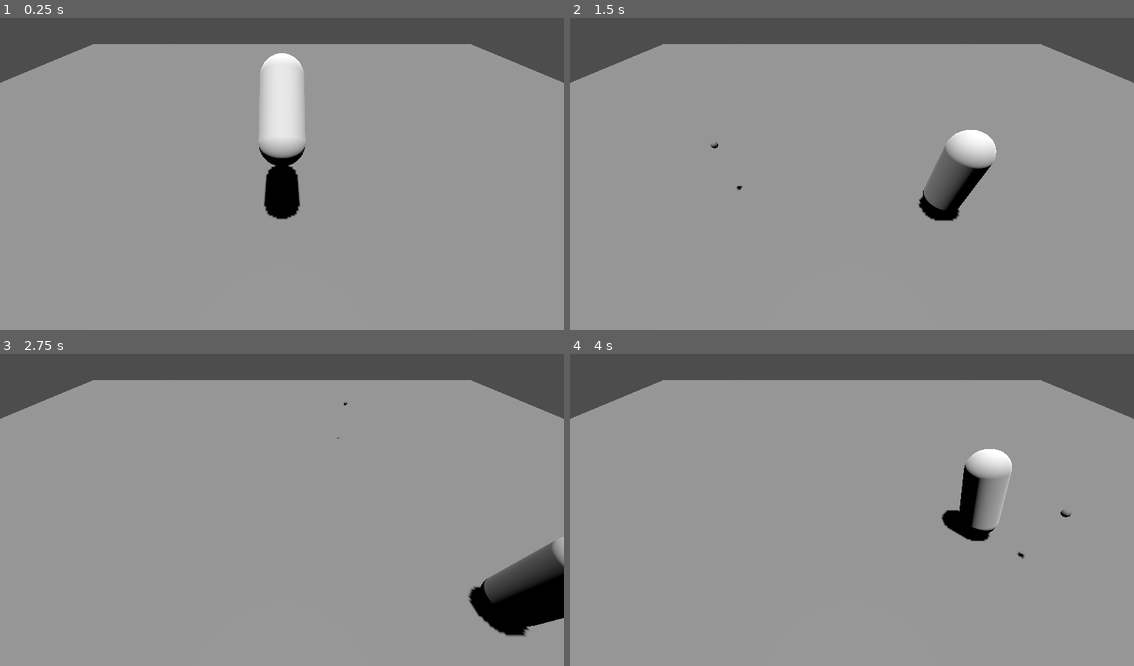
Above: before the commit, frames 1-4 (two rows, left to right).
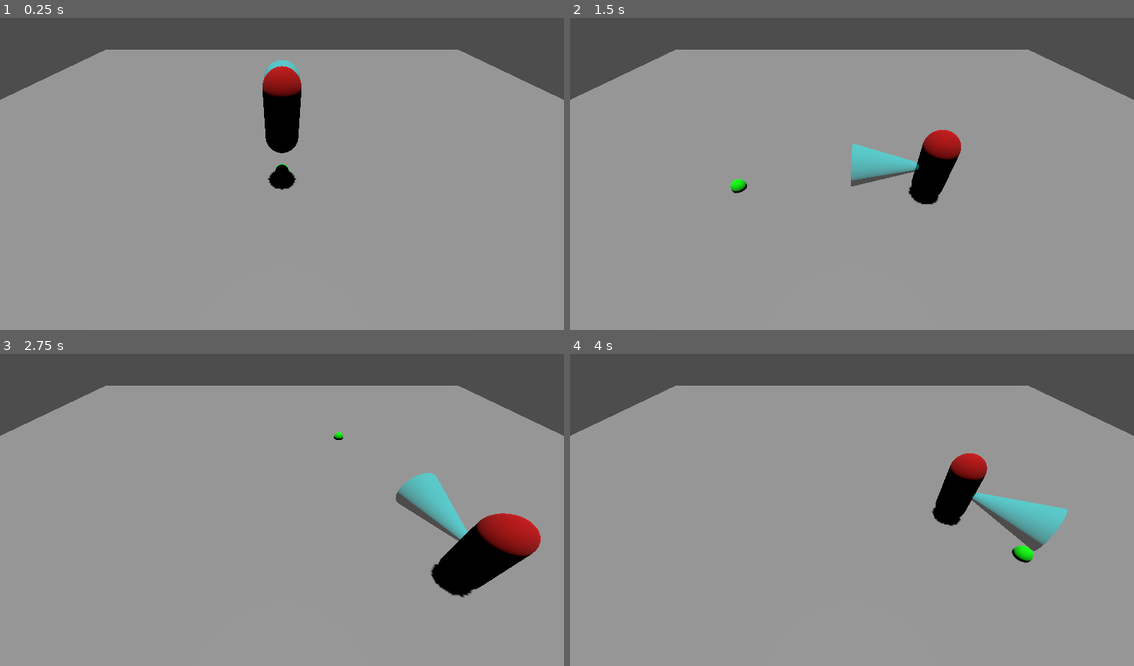
Above: after the commit, the same moments.

Repository: Mike-wrm/3D-scratchpad
Game: Godot game, scene res://main.tscn
Two runs of this game, one before a commit and one after it. Both use one fixed random seed, a clock stepped at 60 frames per second and the inputs below.
Inputs (mouse positions are in pixels of both pictures, inside the frame that each line leads up to):
- Up to frame 1 (0.25 s): no input
- Up to frame 2 (1.5 s): move the mouse to (976, 155) at 0.52 s; hold S (move_right) 0.53-1.28 s; move the mouse to (739, 186) at 1.27 s; hold R (move_down) from 1.28 s (still down)
- Up to frame 3 (2.75 s): move the mouse to (338, 438) at 2.02 s; release R (move_down) at 2.03 s; hold S (move_right) from 2.03 s (still down)
- Up to frame 4 (4 s): move the mouse to (823, 572) at 2.77 s; release S (move_right) at 2.78 s; hold W (move_up) 2.78-3.53 s; move the mouse to (1021, 556) at 3.52 s; hold A (move_left) from 3.53 s (still down)

The runs differ from the first frame. In frame 1, 6.0% of the frame differs, in the area x 0-100%, y 8-65%; in frame 2, 6.8%; in frame 3, 10%, in the area x 0-100%, y 8-91%; in frame 4, 6.5%.
Error after the commit: Invalid access to property or key 'shape' on a base object of type 'CollisionPolygon3D'. (res://VisionMaster.gd:37)

Commit message:
VisionMaster draft
Created VisionMaster to control characters' ability to detect physics objects. It has yet to be fully implemented.

Diff:
--- /dev/null
+++ b/VisionMaster.gd
@@ -0,0 +1,83 @@
+class_name VisionMaster extends Node3D
+
+## Abstracts the details of character vision. A coarse test (area intersection) is used before a
+## fine test (ray intersections forming a cone) is performed.
+
+## As per the Godot documentation, physics collisions are updated all at once, not immediately after
+## moving objects.  Check vision_area.collision_mask if an object is not being detected.
+## Note that rays originate from the center of the character rather than the edge of its mesh.
+## TODO: use signals instead for area intersection testing if vision is laggy for fast-moving objects
+
+const MIN_RAYS:int = 2
+
+@export var debug_mode:bool = false
+@export var cone_angle:float = 30 # Vision angle [deg]
+@export var cone_length:float = 15 # Vision range [m]
+@export var ray_density:float = 0.3 # Number of rays per degree
+
+@onready var vision_area := $Area3D # For coarse testing
+@onready var debug_cone := $DebugCone
+
+var vision_cone:Array: # The cone itself
+	get:
+		if vision_cone == null:
+			vision_cone = generate_vision_cone()
+		return vision_cone
+
+# ----------------------------------------------------------- BUILT-IN METHODS
+
+
+func _ready():
+	var cone_mesh:CylinderMesh
+	if debug_mode:
+		debug_setup()
+
+
+func _physics_process(delta):
+	(vision_area.get_child(0).shape).radius = cone_length
+#	vision_area.global_position = global_position
+
+
+# ----------------------------------------------------------- PUBLIC METHODS
+
+
+# Determines if the provided physics body is within our cone of vision.
+func object_visible(phys_object:PhysicsBody3D) -> bool:
+	var space_state := get_world_3d().direct_space_state
+	var phys_query:PhysicsRayQueryParameters3D
+	var ray_collider
+
+	# Fine test - check for raycast collisions in a cone:
+	if  vision_area.overlaps_body(phys_object):
+		for ray in vision_cone:
+			phys_query = PhysicsRayQueryParameters3D.create \
+					(Vector3.ZERO, ray, vision_area.collision_mask, [get_parent()])
+			ray_collider = (space_state.intersect_ray(phys_query))["collider"]
+
+			if ray_collider == phys_object:
+				return true
+	return false
+
+
+# ----------------------------------------------------------- PRIVATE METHODS
+
+func debug_setup() -> void:
+	var cone_mesh:CylinderMesh = debug_cone.mesh as CylinderMesh
+
+	debug_cone.show()
+
+	cone_mesh.height = cone_length
+	cone_mesh.bottom_radius = tan(deg_to_rad(cone_angle)/2) * cone_length
+	debug_cone.position.z -= cone_length/2
+
+
+# Creates an array of rays representing the vision cone
+func generate_vision_cone() -> Array:
+	var result:Array
+	var num_rays := int(max(MIN_RAYS, cone_angle * ray_density))
+	var ray_angle_delta:float = cone_angle/(num_rays - 1)
+
+	for ray_index in num_rays: # 0...n-1
+		result.append(cone_length * Vector2.UP.rotated(ray_index * ray_angle_delta))
+
+	return result
--- /dev/null
+++ b/VisionMaster.tscn
@@ -0,0 +1,27 @@
+[gd_scene load_steps=4 format=3 uid="uid://cnid5rnrxtbxt"]
+
+[ext_resource type="Script" path="res://VisionMaster.gd" id="1_qktm7"]
+
+[sub_resource type="StandardMaterial3D" id="StandardMaterial3D_b8wuf"]
+transparency = 1
+albedo_color = Color(0, 0.992157, 1, 0.490196)
+
+[sub_resource type="CylinderMesh" id="CylinderMesh_kl4o8"]
+material = SubResource("StandardMaterial3D_b8wuf")
+top_radius = 0.0
+height = 1.0
+cap_top = false
+
+[node name="VisionMaster" type="Node3D"]
+script = ExtResource("1_qktm7")
+debug_mode = true
+
+[node name="Area3D" type="Area3D" parent="."]
+monitorable = false
+
+[node name="CollisionPolygon3D" type="CollisionPolygon3D" parent="Area3D"]
+
+[node name="DebugCone" type="MeshInstance3D" parent="."]
+transform = Transform3D(1, 0, 0, 0, -4.37114e-08, -1, 0, 1, -4.37114e-08, 0, 0, 0)
+visible = false
+mesh = SubResource("CylinderMesh_kl4o8")
--- a/main.gd
+++ b/main.gd
@@ -5,20 +5,18 @@
 @onready var ball := $Ball
 
 func _process(delta):
-	const MOUSE_3D_HEIGHT:float = 10
 	var mouse_viewport:Vector2 = get_viewport().get_mouse_position()
 	var mouse_3d := viewport_to_3d(mouse_viewport)
 
-	mouse_3d[1] = MOUSE_3D_HEIGHT
 	ball.global_position = mouse_3d
 	player.look_target = mouse_3d
 
-# Converts a 2D point on the viewport to a 3D point in space via raycast collision with a physics body
+
+# Converts a 2D point on the viewport to a 3D point in space. Casts a ray from the camera origin
+# and through the mouse position on the viewport till it collides with a PhysicsBody3D object
 func viewport_to_3d(viewport_pos:Vector2) -> Vector3:
-	const MASK:int = 0xFFFFFFFF
-	const RAY_LEN_MARGIN:float = 0.2
+	const MASK:int = 0x00000001 # Collide with only the floor
 
-#	var ray_len:float = camera.global_position.length() * (1 + RAY_LEN_MARGIN)
 	var ray_len:float = 2000
 	var space_state = get_world_3d().direct_space_state
 	var ray_start:Vector3 = camera.project_ray_origin(viewport_pos)
--- a/main.tscn
+++ b/main.tscn
@@ -1,7 +1,7 @@
-[gd_scene load_steps=6 format=3 uid="uid://fke2ahwgl727"]
+[gd_scene load_steps=7 format=3 uid="uid://fke2ahwgl727"]
 
-[ext_resource type="Script" path="res://main.gd" id="1_e1oqq"]
-[ext_resource type="PackedScene" uid="uid://i36t2oboo1l5" path="res://player.tscn" id="1_w7iju"]
+[ext_resource type="Script" path="res://Main.gd" id="1_58o80"]
+[ext_resource type="PackedScene" uid="uid://i36t2oboo1l5" path="res://Player.tscn" id="2_0w8uc"]
 
 [sub_resource type="BoxShape3D" id="BoxShape3D_kpqj0"]
 size = Vector3(200, 2, 200)
@@ -9,11 +9,16 @@
 [sub_resource type="BoxMesh" id="BoxMesh_inlq6"]
 size = Vector3(200, 2, 200)
 
+[sub_resource type="StandardMaterial3D" id="StandardMaterial3D_6gq0e"]
+albedo_color = Color(0, 1, 0, 1)
+
 [sub_resource type="CapsuleMesh" id="CapsuleMesh_pr0j8"]
-height = 1.0
+material = SubResource("StandardMaterial3D_6gq0e")
+radius = 1.5
+height = 4.0
 
 [node name="Main" type="Node3D"]
-script = ExtResource("1_e1oqq")
+script = ExtResource("1_58o80")
 
 [node name="Ground" type="StaticBody3D" parent="."]
 transform = Transform3D(1, 0, 0, 0, 1, 0, 0, 0, 1, 0, -1, 0)
@@ -28,16 +33,18 @@
 transform = Transform3D(1, 0, 0, 0, -0.000523611, 1, 0, -1, -0.000523611, 0, 53.9932, 0)
 shadow_enabled = true
 
-[node name="Player" parent="." instance=ExtResource("1_w7iju")]
+[node name="Player" parent="." instance=ExtResource("2_0w8uc")]
 transform = Transform3D(1, 0, 0, 0, 1, 0, 0, 0, 1, 0, 20.936, 0)
+collision_layer = 2
 
 [node name="Marker3D" type="Marker3D" parent="."]
-transform = Transform3D(1, 0, 0, 0, 0.707107, 0.707107, 0, -0.707107, 0.707107, 0, 29.4198, 25.0141)
+transform = Transform3D(1, 0, 0, 0, 0.707107, 0.707107, 0, -0.707107, 0.707107, 0, 33.7137, 31.4481)
 gizmo_extents = 5.13
 
 [node name="Camera3D" type="Camera3D" parent="Marker3D"]
 
 [node name="Ball" type="CharacterBody3D" parent="."]
+collision_layer = 4
 
 [node name="MeshInstance3D" type="MeshInstance3D" parent="Ball"]
 mesh = SubResource("CapsuleMesh_pr0j8")
--- a/player.gd
+++ b/player.gd
@@ -7,8 +7,8 @@
 var look_target:Vector3
 
 func _process(delta):
-	self.look_at(look_target, Vector3.UP)
-
+	look_at(look_target, Vector3.UP)
+	rotation.x = 0 # Constant look height
 
 func _physics_process(delta):
 	var move_vector := Vector3.ZERO
--- a/player.tscn
+++ b/player.tscn
@@ -1,13 +1,14 @@
 [gd_scene load_steps=6 format=3 uid="uid://i36t2oboo1l5"]
 
-[ext_resource type="Script" path="res://player.gd" id="1_o4esj"]
-[ext_resource type="PackedScene" uid="uid://cnid5rnrxtbxt" path="res://vision_master.tscn" id="2_tal00"]
+[ext_resource type="Script" path="res://Player.gd" id="1_4vx13"]
+[ext_resource type="PackedScene" uid="uid://cnid5rnrxtbxt" path="res://VisionMaster.tscn" id="2_tal00"]
 
 [sub_resource type="CapsuleMesh" id="CapsuleMesh_2a5he"]
 radius = 3.0
 height = 15.0
 
 [sub_resource type="StandardMaterial3D" id="StandardMaterial3D_dc1mv"]
+albedo_color = Color(0.721569, 0, 0, 1)
 
 [sub_resource type="CapsuleShape3D" id="CapsuleShape3D_4181s"]
 radius = 3.0
@@ -15,7 +16,7 @@
 
 [node name="Player" type="CharacterBody3D"]
 transform = Transform3D(1, 0, 0, 0, 1, 0, 0, 0, 1, 0, 11.8162, 0)
-script = ExtResource("1_o4esj")
+script = ExtResource("1_4vx13")
 
 [node name="Pivot" type="Node3D" parent="."]
 
--- a/project.godot
+++ b/project.godot
@@ -11,7 +11,7 @@
 [application]
 
 config/name="3d Scratchpad"
-run/main_scene="res://main.tscn"
+run/main_scene="res://Main.tscn"
 config/features=PackedStringArray("4.1", "Forward Plus")
 config/icon="res://icon.svg"
 
@@ -42,3 +42,8 @@
 "events": [Object(InputEventKey,"resource_local_to_scene":false,"resource_name":"","device":-1,"window_id":0,"alt_pressed":false,"shift_pressed":false,"ctrl_pressed":false,"meta_pressed":false,"pressed":false,"keycode":0,"physical_keycode":83,"key_label":0,"unicode":115,"echo":false,"script":null)
 ]
 }
+
+[layer_names]
+
+3d_physics/layer_1="floor"
+3d_physics/layer_2="player"
--- a/vision_master.tscn
+++ /dev/null
@@ -1,11 +0,0 @@
-[gd_scene load_steps=2 format=3 uid="uid://cnid5rnrxtbxt"]
-
-[sub_resource type="ConvexPolygonShape3D" id="ConvexPolygonShape3D_xlxas"]
-
-[node name="VisionMaster" type="Node3D"]
-
-[node name="Area3D" type="Area3D" parent="."]
-monitorable = false
-
-[node name="CollisionShape3D" type="CollisionShape3D" parent="Area3D"]
-shape = SubResource("ConvexPolygonShape3D_xlxas")
